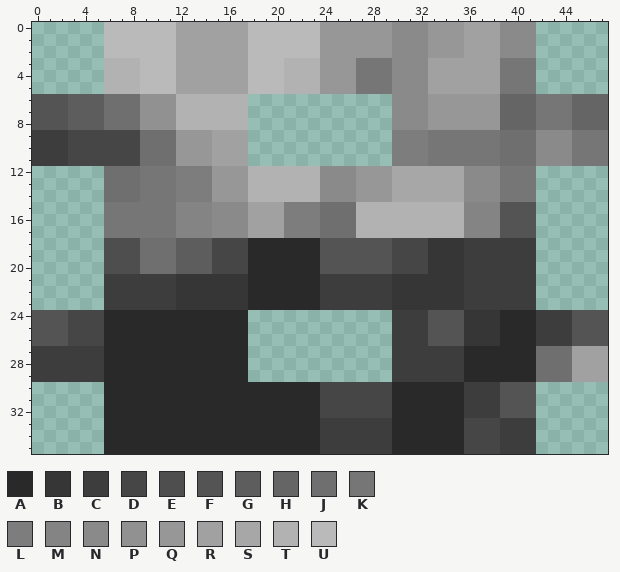
Two states of a pixel-art sprite, Assets/Projectiles/Chain.png. Above, as it was before the edit.
The file is 48x36 pixels. Colours within 5 levels of each other are drawn and written as one.
Palette (. is transparent): A #292929  B #363636  C #3d3d3d  D #464646  E #4e4e4e  F #545454  G #5d5d5d  H #656565  J #6f6f6f  K #767676  L #7d7d7d  M #848484  N #8a8a8a  P #919191  Q #979797  R #a1a1a1  S #a7a7a7  T #b2b2b2  U #bababa
Pixels before, first column x 0:
 0 ......UUUUUURRRRRRUUUUUUQQQQQQNNNQQQRRRNNN......
 1 ......UUUUUURRRRRRUUUUUUQQQQQQNNNQQQRRRNNN......
 2 ......UUUUUURRRRRRUUUUUUQQQQQQNNNQQQRRRNNN......
 3 ......TTTUUURRRRRRUUUTTTQQQKKKNNNRRRRRRKKK......
 4 ......TTTUUURRRRRRUUUTTTQQQKKKNNNRRRRRRKKK......
 5 ......TTTUUURRRRRRUUUTTTQQQKKKNNNRRRRRRKKK......
 6 FFFGGGJJJPPPTTTTTT............NNNQQQQQQHHHKKKHHH
 7 FFFGGGJJJPPPTTTTTT............NNNQQQQQQHHHKKKHHH
 8 FFFGGGJJJPPPTTTTTT............NNNQQQQQQHHHKKKHHH
 9 CCCDDDDDDJJJQQQRRR............LLLKKKKKKJJJNNNKKK
10 CCCDDDDDDJJJQQQRRR............LLLKKKKKKJJJNNNKKK
11 CCCDDDDDDJJJQQQRRR............LLLKKKKKKJJJNNNKKK
12 ......JJJKKKLLLQQQTTTTTTNNNQQQSSSSSSNNNKKK......
13 ......JJJKKKLLLQQQTTTTTTNNNQQQSSSSSSNNNKKK......
14 ......JJJKKKLLLQQQTTTTTTNNNQQQSSSSSSNNNKKK......
15 ......KKKKKKMMMNNNRRRLLLJJJTTTTTTTTTMMMFFF......
16 ......KKKKKKMMMNNNRRRLLLJJJTTTTTTTTTMMMFFF......
17 ......KKKKKKMMMNNNRRRLLLJJJTTTTTTTTTMMMFFF......
18 ......EEEJJJGGGDDDAAAAAAFFFFFFDDDBBBCCCCCC......
19 ......EEEJJJGGGDDDAAAAAAFFFFFFDDDBBBCCCCCC......
20 ......EEEJJJGGGDDDAAAAAAFFFFFFDDDBBBCCCCCC......
21 ......CCCCCCBBBBBBAAAAAACCCCCCBBBBBBCCCCCC......
22 ......CCCCCCBBBBBBAAAAAACCCCCCBBBBBBCCCCCC......
23 ......CCCCCCBBBBBBAAAAAACCCCCCBBBBBBCCCCCC......
24 FFFDDDAAAAAAAAAAAA............CCCFFFBBBAAACCCFFF
25 FFFDDDAAAAAAAAAAAA............CCCFFFBBBAAACCCFFF
26 FFFDDDAAAAAAAAAAAA............CCCFFFBBBAAACCCFFF
27 CCCCCCAAAAAAAAAAAA............CCCCCCAAAAAAJJJRRR
28 CCCCCCAAAAAAAAAAAA............CCCCCCAAAAAAJJJRRR
29 CCCCCCAAAAAAAAAAAA............CCCCCCAAAAAAJJJRRR
30 ......AAAAAAAAAAAAAAAAAADDDDDDAAAAAACCCFFF......
31 ......AAAAAAAAAAAAAAAAAADDDDDDAAAAAACCCFFF......
32 ......AAAAAAAAAAAAAAAAAADDDDDDAAAAAACCCFFF......
33 ......AAAAAAAAAAAAAAAAAACCCCCCAAAAAADDDCCC......
34 ......AAAAAAAAAAAAAAAAAACCCCCCAAAAAADDDCCC......
35 ......AAAAAAAAAAAAAAAAAACCCCCCAAAAAADDDCCC......
New version:
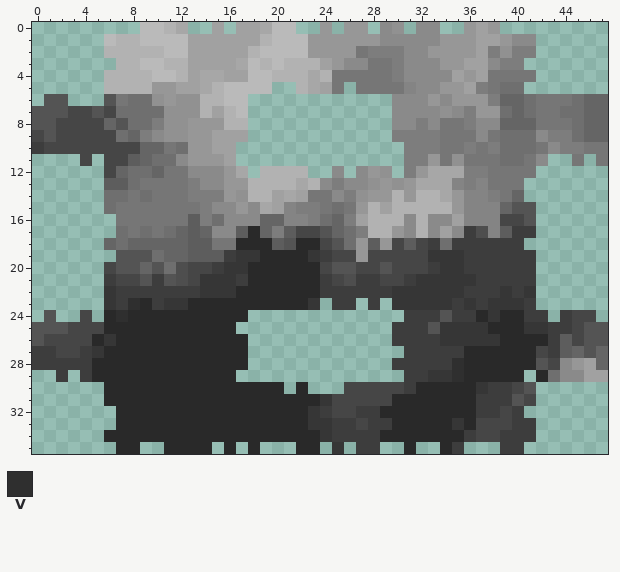
Colours new in this view: V #2f2f2f
Changes in this commit:
Changed rows in their new state; - is an unchanged pixel.
first column x 0:
 0 ------...--TS..-.-RS--..-.--.NP.-N..Q-Q...------
 1 -------TT---U-----RT---Q-----N---N--Q--Q--------
 2 ------TTTTT-U-----T----Q---KLLL-----Q-LPLL------
 3 ------.----TT----S-T----R-NN--L--NQQ--NLL.------
 4 ---------T--T-SS----T--STKK---L--NN-Q-K---------
 5 ---------TQQ--STUU--..-SRK.---KM-NQQ-LKJJ.------
 6 .--...FK-J-QPP--UU----------------N---L--J---J--
 7 ---DDFD--JJ-PP-R-U---------------NPNL--J-J--JJ--
 8 --DDDDHF-JL-PQQQ----------------LNKKLNN------J--
 9 DFD----JHLNPP--------------------L---N-----LLJHH
10 -DD------HHKJ----.------------.--L--L-L---K-LL--
11 ....-.--GH--N--Q-.------------.--Q-P-----K-..-.-
12 ------DH-JH-KNNN-S.----..-.N-P.LQ---LLK---------
13 ------GG----K-NN------S--L-NP-PQ---MLMK--.------
14 --------KJ--K--L-P--RSRKK-LP--TQTT-QMML-H.------
15 ------J-----KKL--QNS-M--K-KQ-R-----Q---H--------
16 ------.-----KGLJ--NHHMM--HLR---N-NNR---DD-------
17 ------.J-J-JHGH--GAHLGDDFH-L--QN-NRNCE-GCC------
18 ------HJHHHHH--KKA--GF--D-JQGQ-G-CJC-----.------
19 ------.FFF-HH--GCBB----BCDDQDD------------------
20 ------DFFHF-EDDCBB------D--DD----C--------------
21 -------DDF-FED---C-------DE--DDC----B-----------
22 ------B-----CC---A---------------------B-B------
23 ------B-VA-B-AAAAA-----B.--.-.-----CB-BBB-------
24 .-..-.-V----------------------.--C-CCA---C-.-DD.
25 -----------------.----------------BB--A--BB--D--
26 -DD--AB--------------------------CBB------A-GD--
27 --DD-B------------------------.-----------DCGHFH
28 -----A-----------------------------V------FDNQ-H
29 ..-.-A-----------.------------.--BBV-----.A-NN--
30 ---------------------.-...----DC----AB-CD-------
31 ------------------------B-----------A--C-D------
32 ------.----------------BC--CCA------A--DC.------
33 ------.----------------BB--D-------BA--D--------
34 ------------------------B----A------C-----------
35 ------.--..----.-.-...--.B.--..-..-C...--.------
Pixel boxes of the changes (left, top, right, bottom) in both pictures:
changed: (32, 22, 608, 454)
